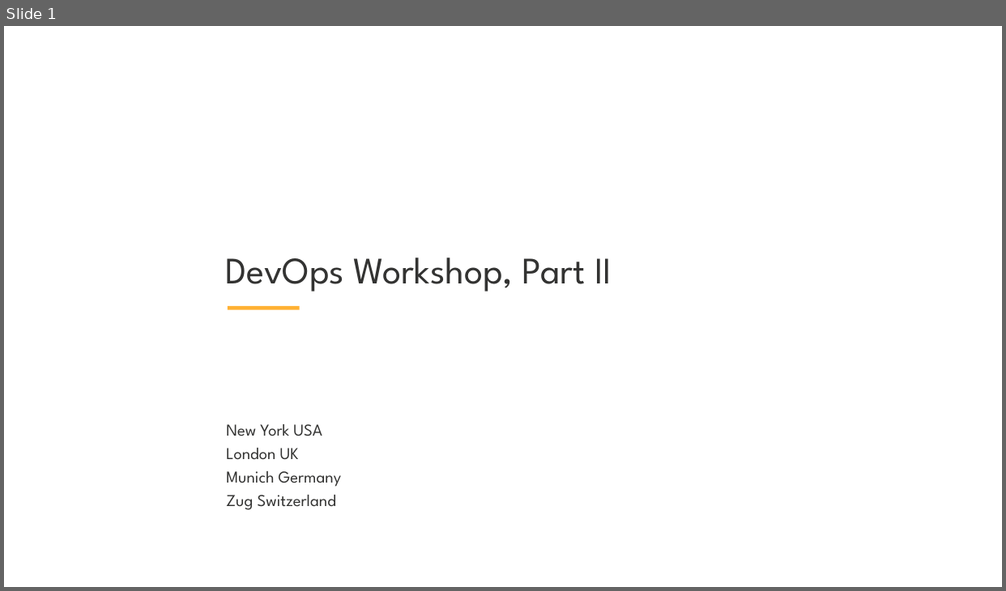
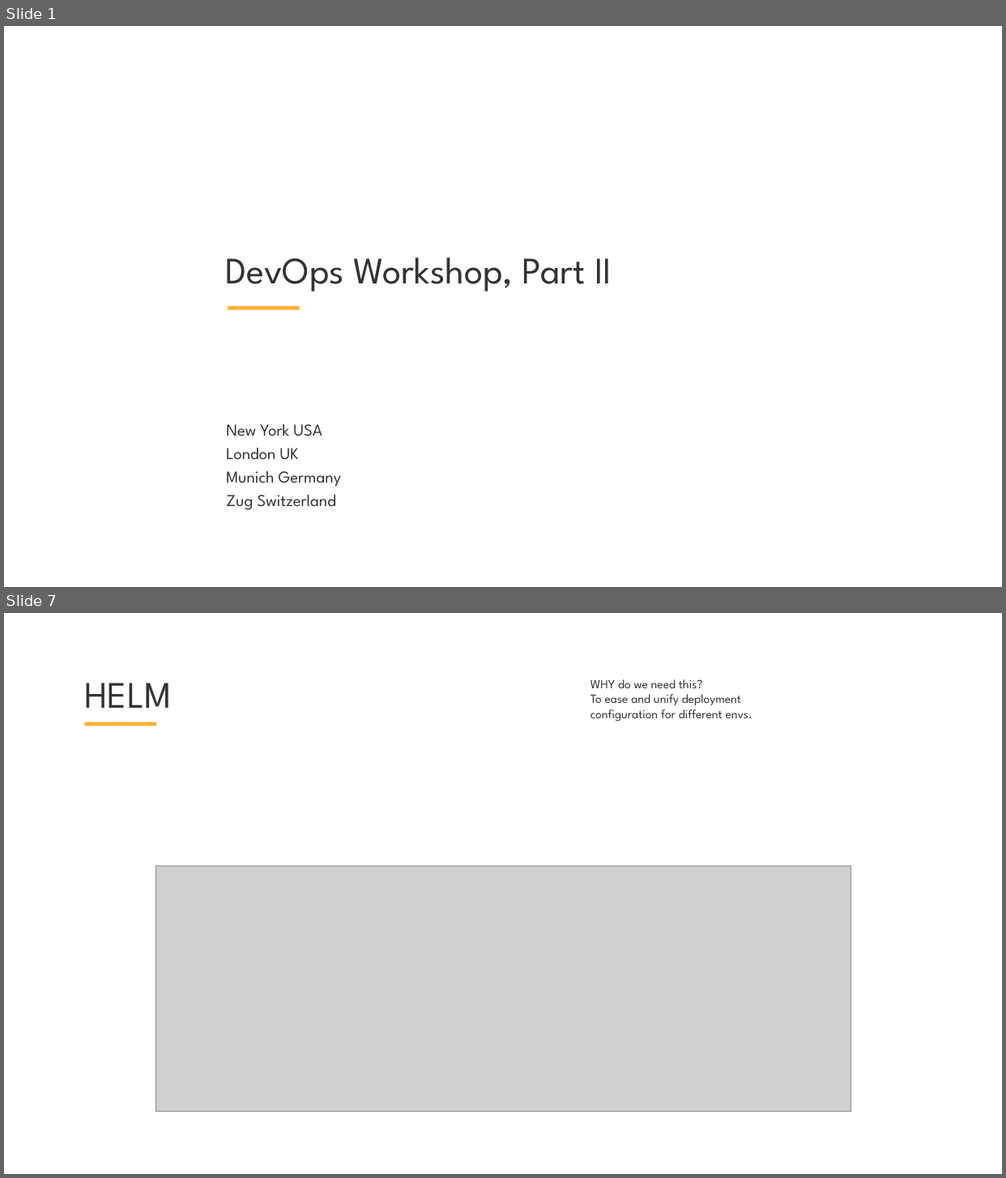
Before and after one commit to skabrits/DevOps-Workshop, a slide deck: Part II/Workshop-II.pptx. Shown one above the other, each under a label of ours: slide 1 before the commit, slides 1 and 7 after it; the slides between them are not shown. The pictures are 1006x591 and 1006x1178 pixels, drawn with LibreOffice and Linux fonts; fonts in the diff are those of the drawing; grey boxes stand for pictures; background and template pictures are left out. Boxes give left, top, right and bottom in pixels: in the first picture for what was removed or moved away, otherwise in the second. Text is boxed around its words. In the diff, an @@ line names an element or a change of style, - is before the commit and + after.

```diff
--- a/Part II/Workshop-II.pptx
+++ b/Part II/Workshop-II.pptx
@@ slide 7 added at [4,613,1002,1174], background #FFFFFF @@
@@ title added at [84,683,171,708], 54 pt, text #333332 @@
+HELM
@@ text added at [590,679,752,722], 18 pt, text #333332 @@
+WHY do we need this?
+To ease and unify deployment configuration for different envs.
@@ rectangle added at [84,722,156,726], fill #FFB133 @@
@@ picture added at [155,866,850,1112] @@
```
Also in this commit, not shown: 5 slides changed, 4 other slides added, 1 slide removed, 2 other files.
